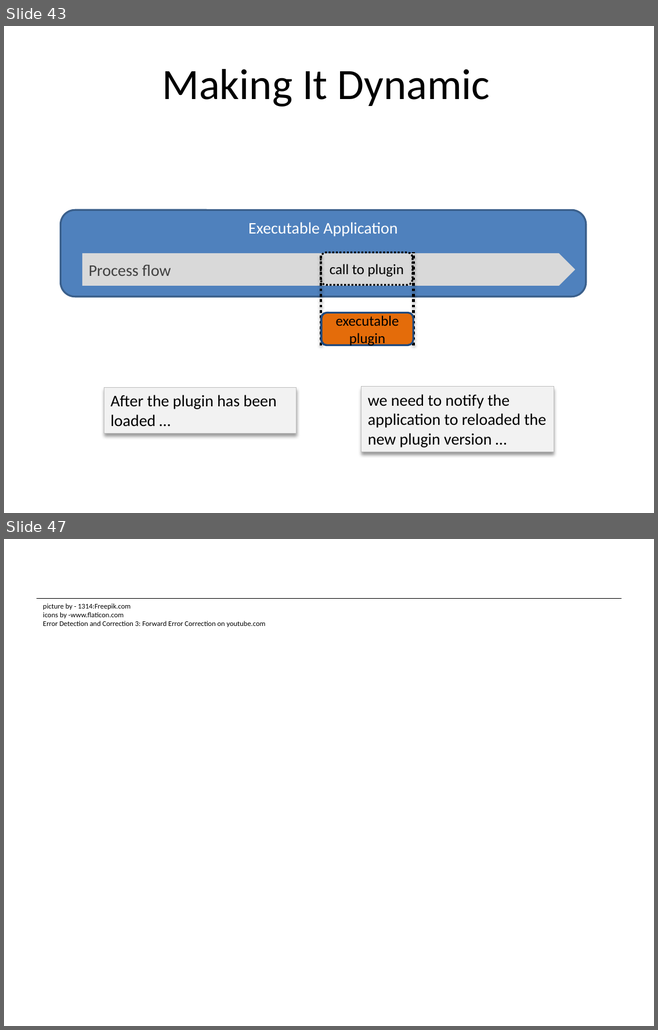
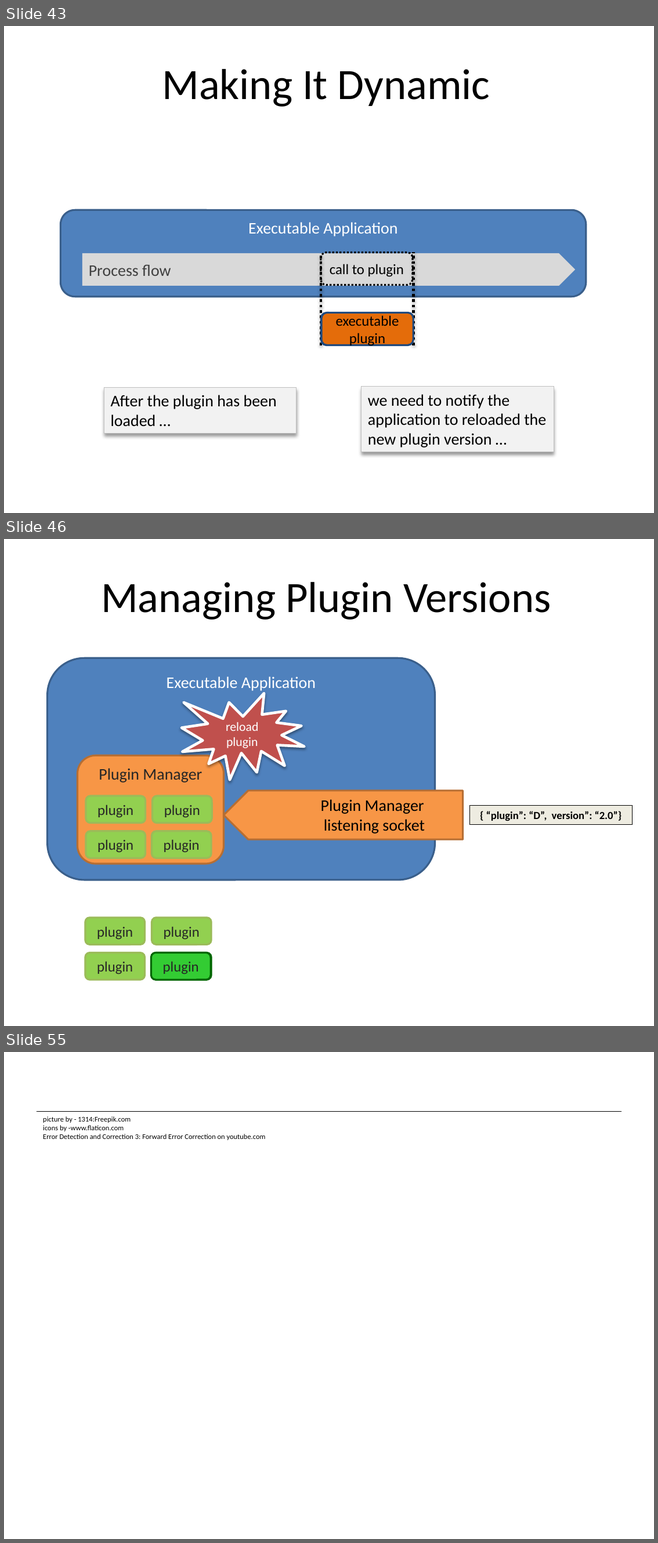
Before and after one commit to dsietz/datadot, a slide deck: Building Clustered Applications in a Distributed Architecture.pptx. Shown one above the other, each under a label of ours: slides 43 and 47 before the commit, slides 43, 46 and 55 after it; the slides between them are not shown. The pictures are 658x1030 and 658x1543 pixels, drawn with LibreOffice and Linux fonts; fonts in the diff are those of the drawing. Boxes give left, top, right and bottom in pixels: in the first picture for what was removed or moved away, otherwise in the second. Text is boxed around its words. In the diff, an @@ line names an element or a change of style, - is before the commit and + after.

```diff
--- a/Building Clustered Applications in a Distributed Architecture.pptx
+++ b/Building Clustered Applications in a Distributed Architecture.pptx
@@ slide 46 added at box(4, 539, 654, 1026), background #FFFFFF @@
@@ text added at box(101, 582, 550, 620), 48 pt, text #000000 @@
+Managing Plugin Versions
@@ rounded rectangle added at box(48, 658, 435, 880), fill #4F81BD, outline #3A5F8C 2 pt, 18 pt, text #FFFFFF @@
+Executable Application
@@ irregular seal added at box(181, 694, 304, 780), fill #C0504D, outline #FFFFFF 3 pt, 14 pt, text #FFFFFF @@
+reload
+plugin
@@ rounded rectangle added at box(78, 755, 224, 864), fill #F79646, outline #B76F34 2 pt, 18 pt, text #262626 @@
+Plugin Manager
@@ pentagon arrow added at box(224, 790, 463, 839), fill #F79646, outline #B76F34 2 pt @@
@@ text added at box(321, 799, 424, 834), 18 pt, text #000000 @@
+Plugin Manager
+listening socket
@@ rectangle added at box(470, 805, 632, 825), fill #EEECE1, outline #000000 0.75 pt, 12 pt, text #000000, bold @@
+{ “plugin”: “D”, version”: “2.0”}
@@ group added at box(86, 797, 212, 859): 4 rounded rectangles @@
+plugin
+plugin
+plugin
+plugin
@@ rounded rectangle added at box(85, 918, 145, 945), fill #92D050, outline #9BBB59 2 pt, 16 pt, text #262626 @@
+plugin
@@ rounded rectangle added at box(151, 918, 211, 945), fill #92D050, outline #9BBB59 2 pt, 16 pt, text #262626 @@
+plugin
@@ rounded rectangle added at box(85, 953, 145, 980), fill #92D050, outline #9BBB59 2 pt, 16 pt, text #262626 @@
+plugin
@@ rounded rectangle added at box(151, 953, 210, 980), fill #33CC33, outline #006600 2 pt, 16 pt, text #262626 @@
+plugin
@@ rounded rectangle added at box(151, 953, 211, 980), fill #33CC33, outline #006600 2 pt, 16 pt, text #262626 @@
+plugin
@@ what was slide 47 is now slide 55 @@
```
Also in this commit, not shown: 8 slides changed, 9 other slides added, 2 slides removed.
